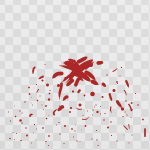
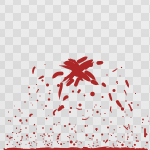
Layer changes from the first 150x150 image to the second:
painted on (unnamed layer) (5th of 8) over 9, 125, 146, 144
added layer (unnamed layer) (6th of 8) over 6, 108, 150, 150
added layer (unnamed layer) (7th of 8) over 3, 130, 148, 150
added layer (unnamed layer) (8th of 8) over 4, 146, 149, 150
